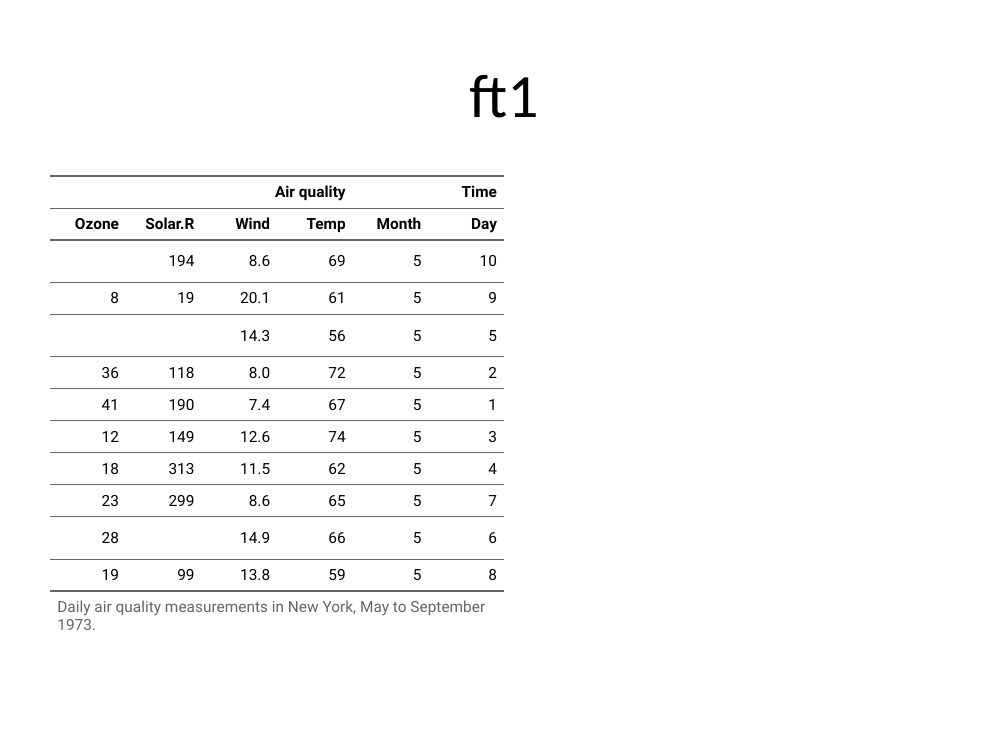
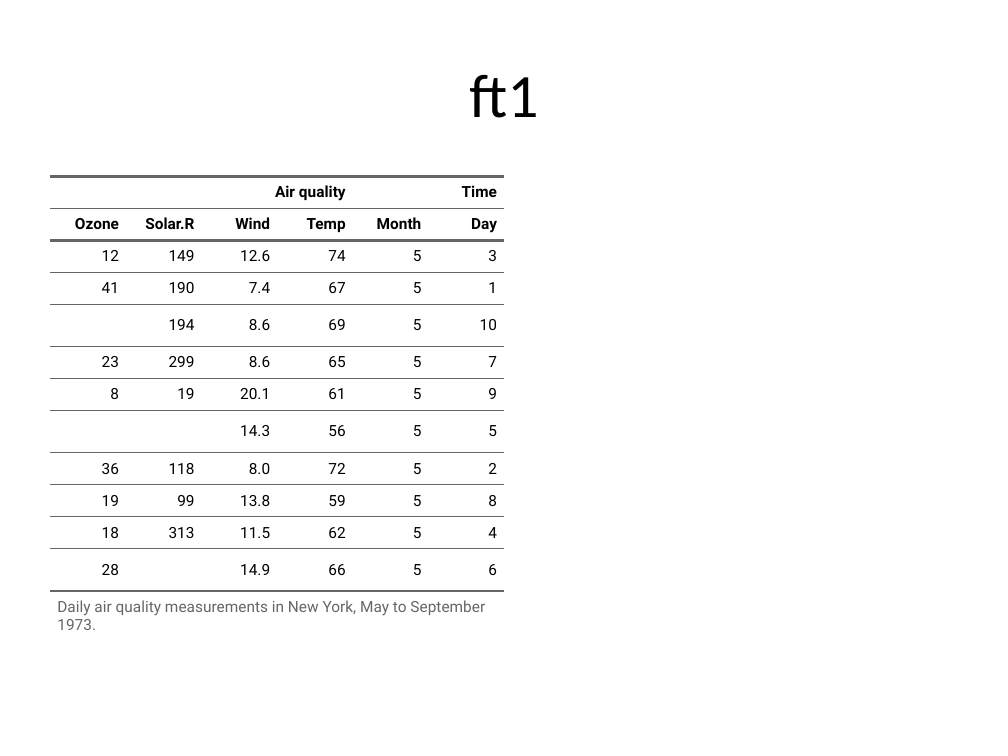
Before and after one commit to RaymondLTremblay/Visualizacion_Datos, a slide deck: slide 1 of ft.pptx. Drawn at 1008x756 pixels with LibreOffice and Linux fonts; fonts in the diff are those of the drawing. Boxes give left, top, right and bottom in pixels: in the first picture for what was removed or moved away, otherwise in the second. Text is boxed around its words. In the diff, an @@ line names an element or a change of style, - is before the commit and + after.

```diff
--- a/ft.pptx
+++ b/ft.pptx
@@ table at (50, 176, 504, 675) @@
+row 3: 12 | 149 | 12.6 | 74 | 5 | 3
+row 4: 41 | 190 | 7.4 | 67 | 5 | 1
+row 6: 23 | 299 | 8.6 | 65 | 5 | 7
-row 7: 41 | 190 | 7.4 | 67 | 5 | 1
-row 8: 12 | 149 | 12.6 | 74 | 5 | 3
+row 10: 19 | 99 | 13.8 | 59 | 5 | 8
-row 10: 23 | 299 | 8.6 | 65 | 5 | 7
-row 12: 19 | 99 | 13.8 | 59 | 5 | 8
@@ borders changed @@
```
Also in this commit, not shown: 12 other files.
